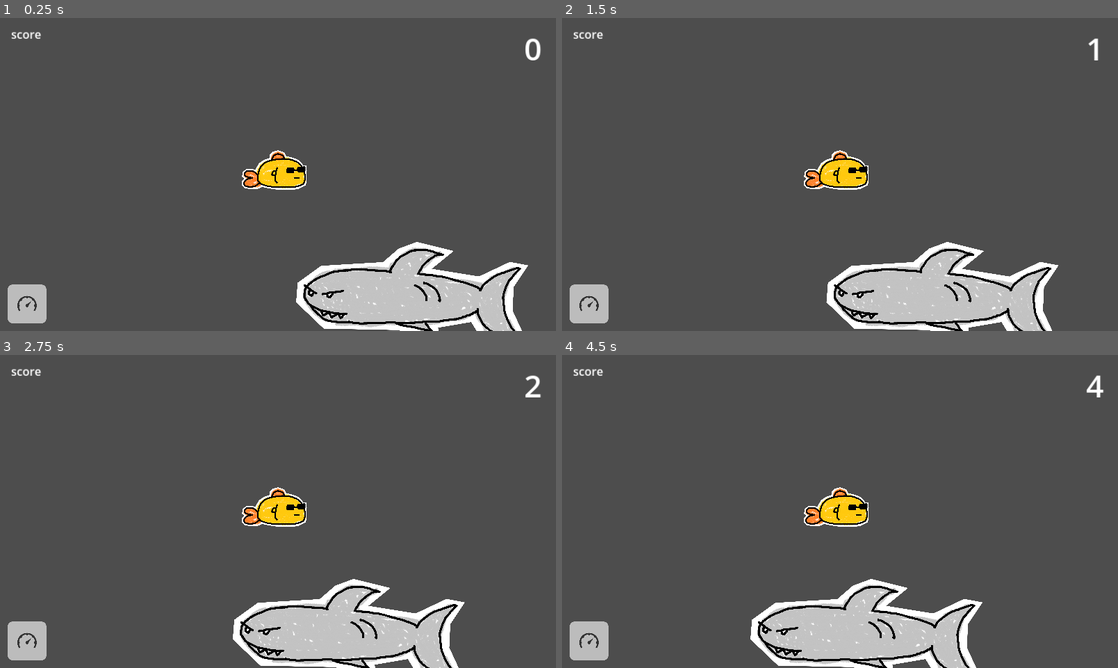
Above: before the commit, frames 1-4 (two rows, left to right).
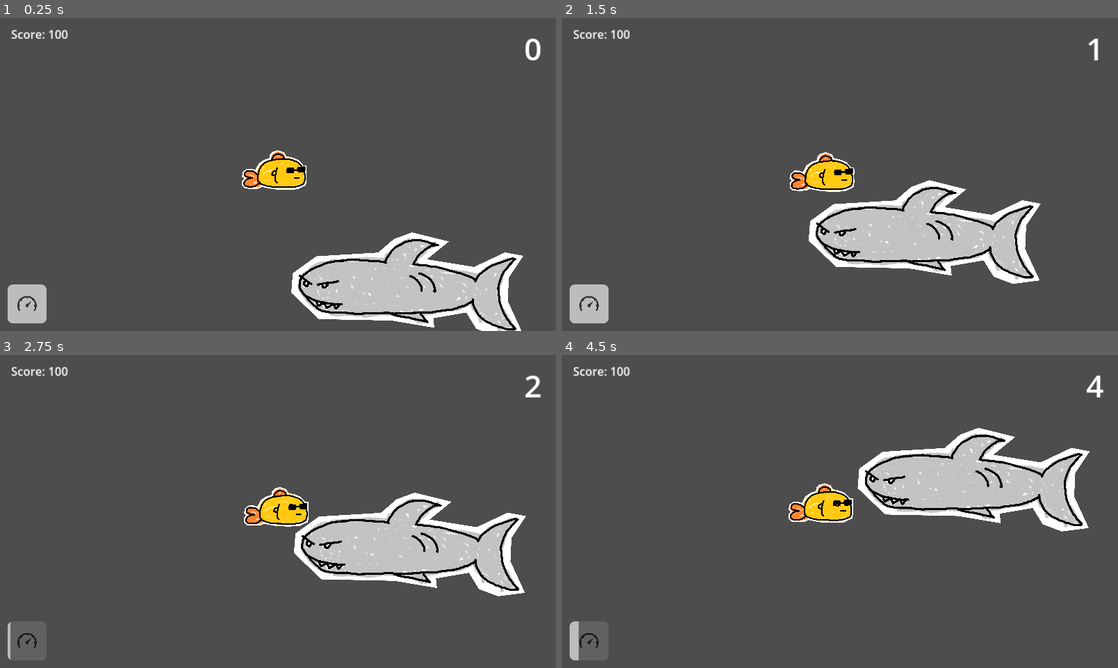
Above: after the commit, the same moments.

Repository: bryanjhdang/gmtk2024
Game: Godot game, scene res://scenes/sandbox.tscn
Same seed, same stepped clock (60 frames per second), same inputs: the game is played once before the commit and once after it.
Inputs (mouse positions are in pixels of both pictures, inside the frame that each line leads up to):
- Up to frame 1 (0.25 s): no input
- Up to frame 2 (1.5 s): move the mouse to (962, 158) at 0.52 s; tap W (chomp) at 0.6 s; move the mouse to (728, 190) at 1.27 s; right-click (728, 190) at 1.35 s
- Up to frame 3 (2.75 s): move the mouse to (333, 442) at 2.02 s; hold E (frenzy) from 2.03 s (still down)
- Up to frame 4 (4.5 s): move the mouse to (812, 574) at 2.77 s; release E (frenzy) at 2.78 s; click (812, 574) at 2.85 s; move the mouse to (1006, 558) at 3.52 s; tap W (chomp) at 3.6 s; move the mouse to (673, 464) at 4.27 s; right-click (673, 464) at 4.35 s

The runs differ from the first frame. In frame 1, 5.5% of the frame differs, in the area x 2-95%, y 3-100%; in frame 2, 16%; in frame 3, 18%; in frame 4, 19%.
Error before the commit: Parse Error: Preload file "res://characters/enemy/enemy_base.tscn" does not exist. (res://scenes/game_manager.gd:6)

Commit message:
remove bug

Diff:
--- a/scenes/game_manager.gd
+++ b/scenes/game_manager.gd
@@ -3,7 +3,7 @@
 @onready var hud = %Hud
 
 var score: float
-var enemy = preload("res://characters/enemy/enemy_base.tscn")
+#var enemy = preload("res://characters/enemy/enemy_base.tscn")
 
 func _ready() -> void:
 	score = 100
